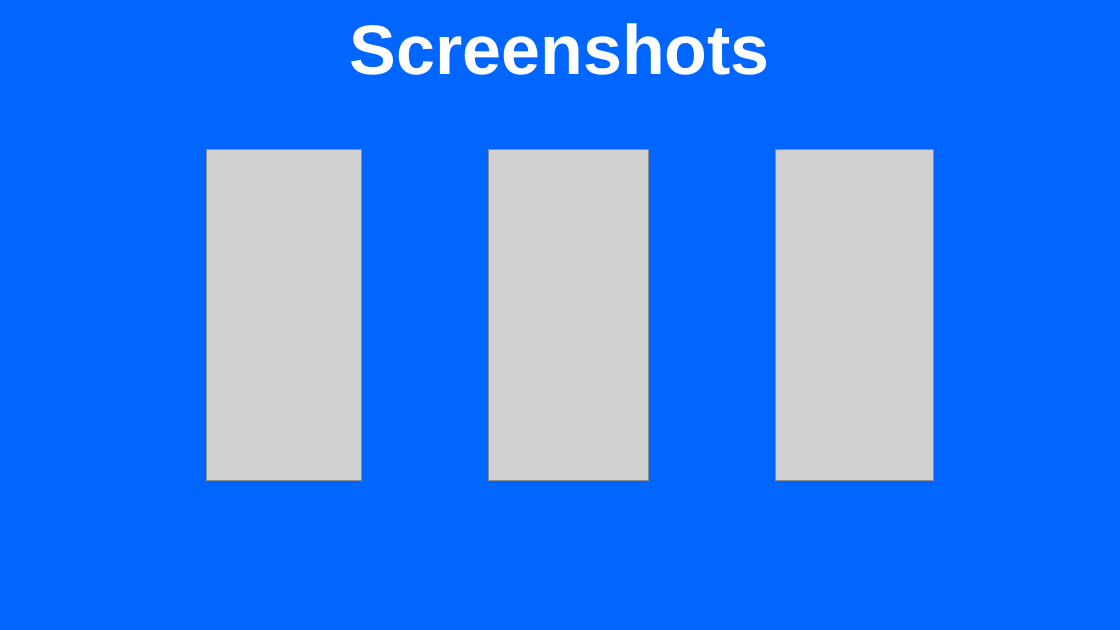
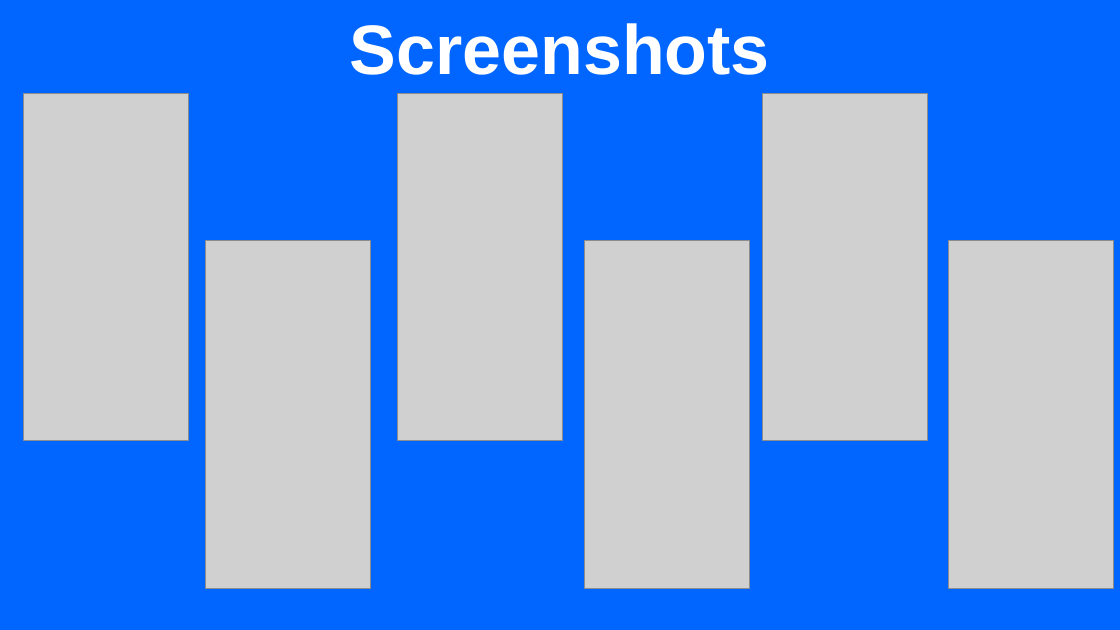
Before and after one commit to dakshraman/Messager, a slide deck: slide 6 of Messager.pptx. Drawn at 1120x630 pixels with LibreOffice and Linux fonts; fonts in the diff are those of the drawing; grey boxes stand for pictures. Boxes give left, top, right and bottom in pixels: in the first picture for what was removed or moved away, otherwise in the second. Text is boxed around its words. In the diff, an @@ line names an element or a change of style, - is before the commit and + after.

```diff
--- a/Messager.pptx
+++ b/Messager.pptx
@@ picture added at (x1=24, y1=93, x2=188, y2=440) @@
@@ picture added at (x1=398, y1=93, x2=563, y2=440) @@
@@ picture resized from (x1=776, y1=150, x2=934, y2=481) to (x1=762, y1=93, x2=927, y2=440) @@
@@ picture removed at (x1=488, y1=150, x2=649, y2=481) @@
@@ picture resized from (x1=207, y1=150, x2=362, y2=481) to (x1=206, y1=241, x2=371, y2=588) @@
@@ picture added at (x1=585, y1=241, x2=749, y2=588) @@
@@ picture added at (x1=949, y1=241, x2=1113, y2=588) @@
```
Also in this commit, not shown: 5 other slides changed, 1 slide added, 1 slide removed, 58 other files.
